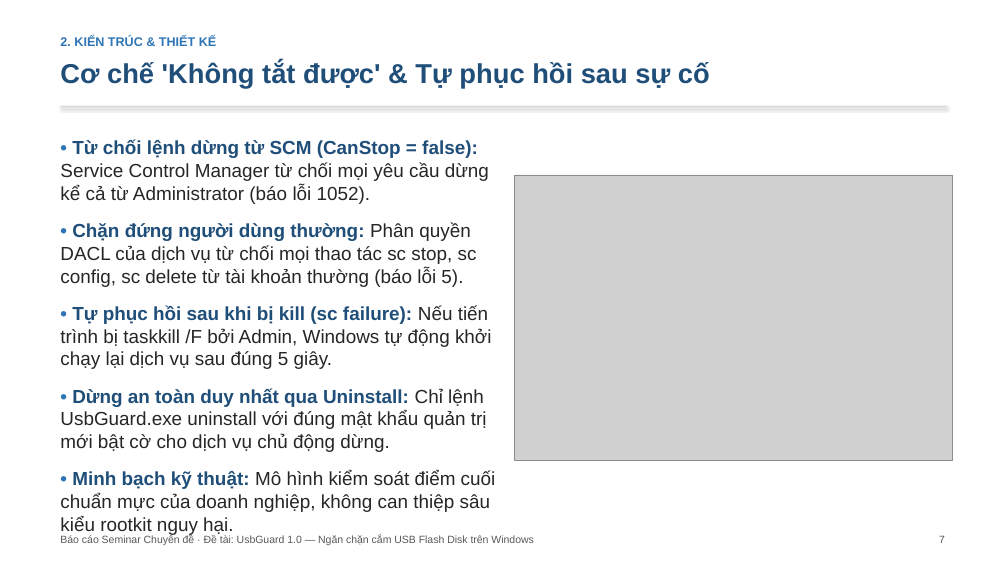
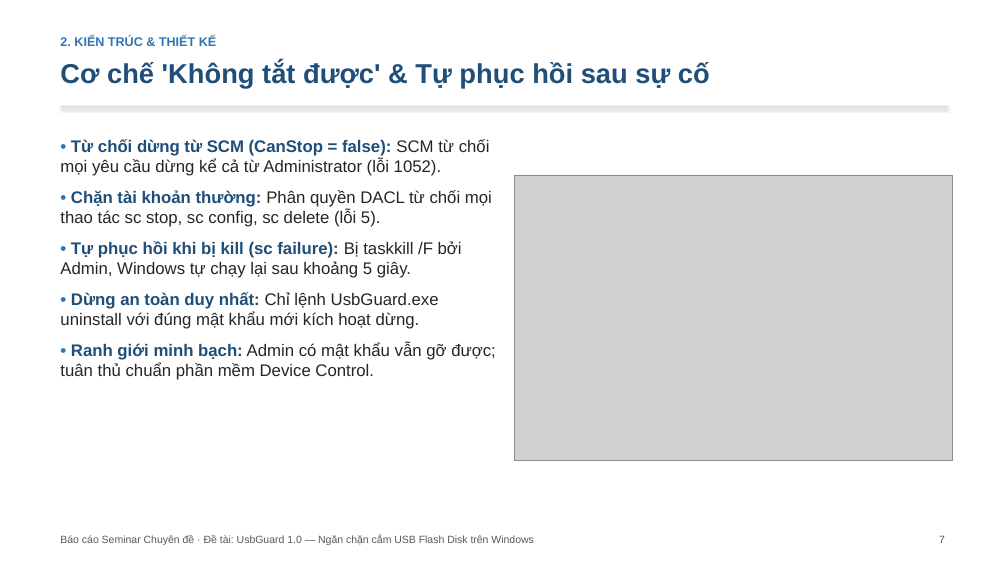
Before and after one commit to hungphamwp/usbguard, a slide deck: slide 7 of slide/SLIDE-UsbGuard.pptx. Drawn at 1008x567 pixels with LibreOffice and Linux fonts; fonts in the diff are those of the drawing; grey boxes stand for pictures. Boxes give left, top, right and bottom in pixels: in the first picture for what was removed or moved away, otherwise in the second. Text is boxed around its words. In the diff, an @@ line names an element or a change of style, - is before the commit and + after.

```diff
--- a/slide/SLIDE-UsbGuard.pptx
+++ b/slide/SLIDE-UsbGuard.pptx
@@ text at [60,139,496,380]: text changed; size 18 to 16 pt @@
-• Từ chối lệnh dừng từ SCM (CanStop = false): Service Control Manager từ chối mọi yêu cầu dừng kể cả từ Administrator (báo lỗi 1052).
-• Chặn đứng người dùng thường: Phân quyền DACL của dịch vụ từ chối mọi thao tác sc stop, sc config, sc delete từ tài khoản thường (báo lỗi 5).
-• Tự phục hồi sau khi bị kill (sc failure): Nếu tiến trình bị taskkill /F bởi Admin, Windows tự động khởi chạy lại dịch vụ sau đúng 5 giây.
-• Dừng an toàn duy nhất qua Uninstall: Chỉ lệnh UsbGuard.exe uninstall với đúng mật khẩu quản trị mới bật cờ cho dịch vụ chủ động dừng.
-• Minh bạch kỹ thuật: Mô hình kiểm soát điểm cuối chuẩn mực của doanh nghiệp, không can thiệp sâu kiểu rootkit nguy hại.
+• Từ chối dừng từ SCM (CanStop = false): SCM từ chối mọi yêu cầu dừng kể cả từ Administrator (lỗi 1052).
+• Chặn tài khoản thường: Phân quyền DACL từ chối mọi thao tác sc stop, sc config, sc delete (lỗi 5).
+• Tự phục hồi khi bị kill (sc failure): Bị taskkill /F bởi Admin, Windows tự chạy lại sau khoảng 5 giây.
+• Dừng an toàn duy nhất: Chỉ lệnh UsbGuard.exe uninstall với đúng mật khẩu mới kích hoạt dừng.
+• Ranh giới minh bạch: Admin có mật khẩu vẫn gỡ được; tuân thủ chuẩn phần mềm Device Control.
```
Also in this commit, not shown: 14 other slides changed, 11 other files.
